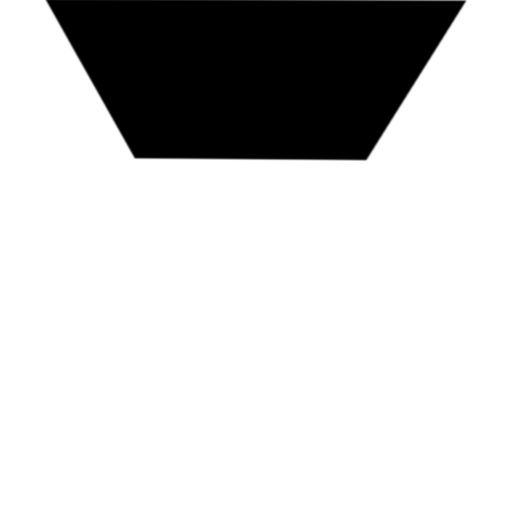
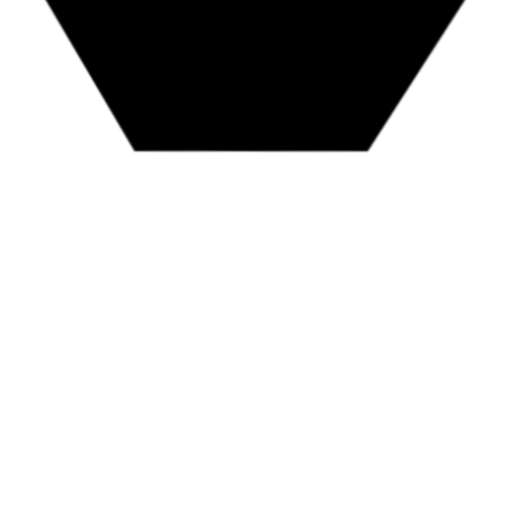
Layer changes from the first 512×512 image to the second:
painted on "trapezoid-black-shape-a735a3.png" over <box>43,0,468,162</box>
